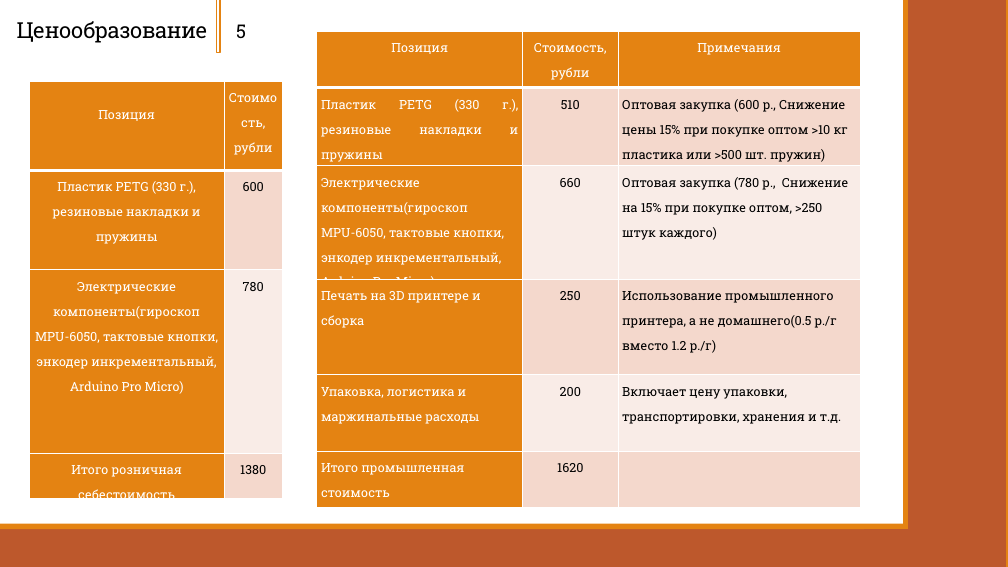
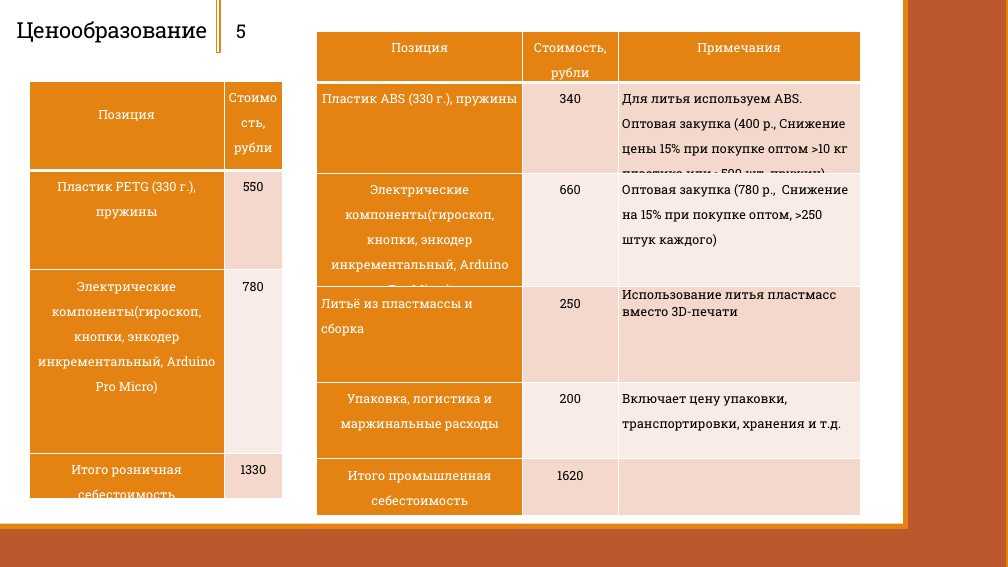
Before and after one commit to Zerocummer/Mmm-Yummers, a slide deck: slide 5 of Мышка для людей с ОВЗ/Документы/Презентация о манипуляторе.pptx. Drawn at 1008x567 pixels with LibreOffice and Linux fonts; fonts in the diff are those of the drawing. Boxes give left, top, right and bottom in pixels: in the first picture for what was removed or moved away, otherwise in the second. Text is boxed around its words. In the diff, an @@ line names an element or a change of style, - is before the commit and + after.

```diff
--- a/Мышка для людей с ОВЗ/Документы/Презентация о манипуляторе.pptx
+++ b/Мышка для людей с ОВЗ/Документы/Презентация о манипуляторе.pptx
@@ table at (x1=317, y1=31, x2=861, y2=510) @@
-row 2: Пластик PETG (330 г.), резиновые накладки и пружины | 510 | Оптовая закупка (600 р., Снижение цены 15% при покупке оптом >10 кг пластика или >500 шт. пружин)
+row 2: Пластик ABS (330 г.), пружины | 340 | Для литья используем ABS. Оптовая закупка (400 р., Снижение цены 15% при покупке оптом >10 кг пластика или >500 шт. пружин)
-row 3, column 1: Электрические компоненты(гироскоп MPU-6050, тактовые кнопки, энкодер инкрементальный, Arduino Pro Micro)
+row 3, column 1: Электрические компоненты(гироскоп, кнопки, энкодер инкрементальный, Arduino Pro Micro)
-row 4, column 1: Печать на 3D принтере и сборка
+row 4, column 1: Литьё из пластмассы и сборка
-row 4, column 3: Использование промышленного принтера, а не домашнего(0.5 р./г вместо 1.2 р./г)
+row 4, column 3: Использование литья пластмасс вместо 3D-печати
-row 6, column 1: Итого промышленная стоимость
+row 6, column 1: Итого промышленная себестоимость
@@ alignment left to centre @@
@@ table at (x1=29, y1=81, x2=283, y2=507) @@
-row 2, column 1: Пластик PETG (330 г.), резиновые накладки и пружины
+row 2, column 1: Пластик PETG (330 г.), пружины
-row 2, column 2: 600
+row 2, column 2: 550
-row 3, column 1: Электрические компоненты(гироскоп MPU-6050, тактовые кнопки, энкодер инкрементальный, Arduino Pro Micro)
+row 3, column 1: Электрические компоненты(гироскоп, кнопки, энкодер инкрементальный, Arduino Pro Micro)
-row 4, column 2: 1380
+row 4, column 2: 1330
```
Also in this commit, not shown: 6 other slides changed, 2 other files.
